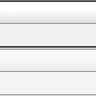
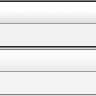
The second 96px x 96px image is a revision of the first. Changes to its layers:
painted on "active" (1st of 2) over left=0, top=0, right=96, bottom=48
added layer "Layer 1 copy 3" above "Layer 1 copy 2" over left=75, top=48, right=96, bottom=96
added layer "Layer 1 copy 2" above "Layer 1 copy" over left=50, top=48, right=75, bottom=96
added layer "Layer 1 copy" above "Layer 1" over left=25, top=48, right=50, bottom=96
added layer "Layer 1" above "inactive" over left=0, top=48, right=25, bottom=96
painted on "inactive" (1st of 2) over left=0, top=48, right=96, bottom=96
